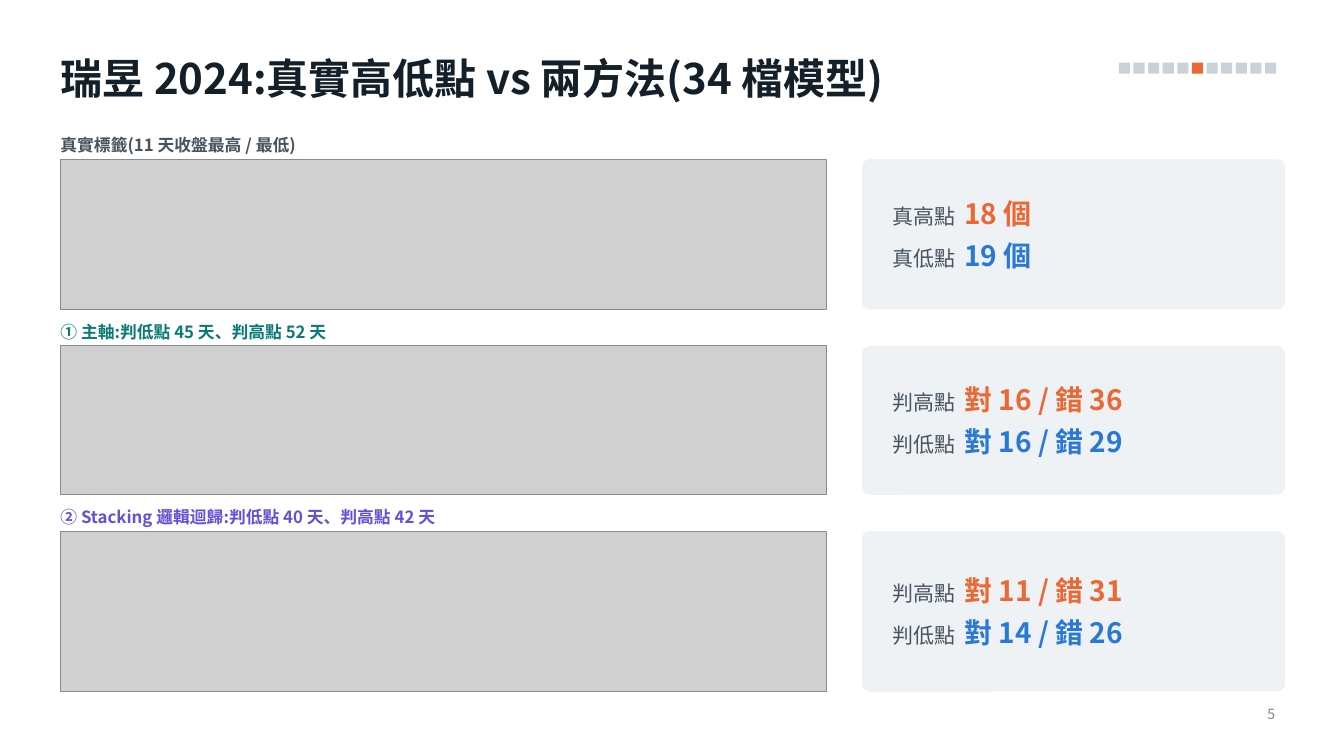
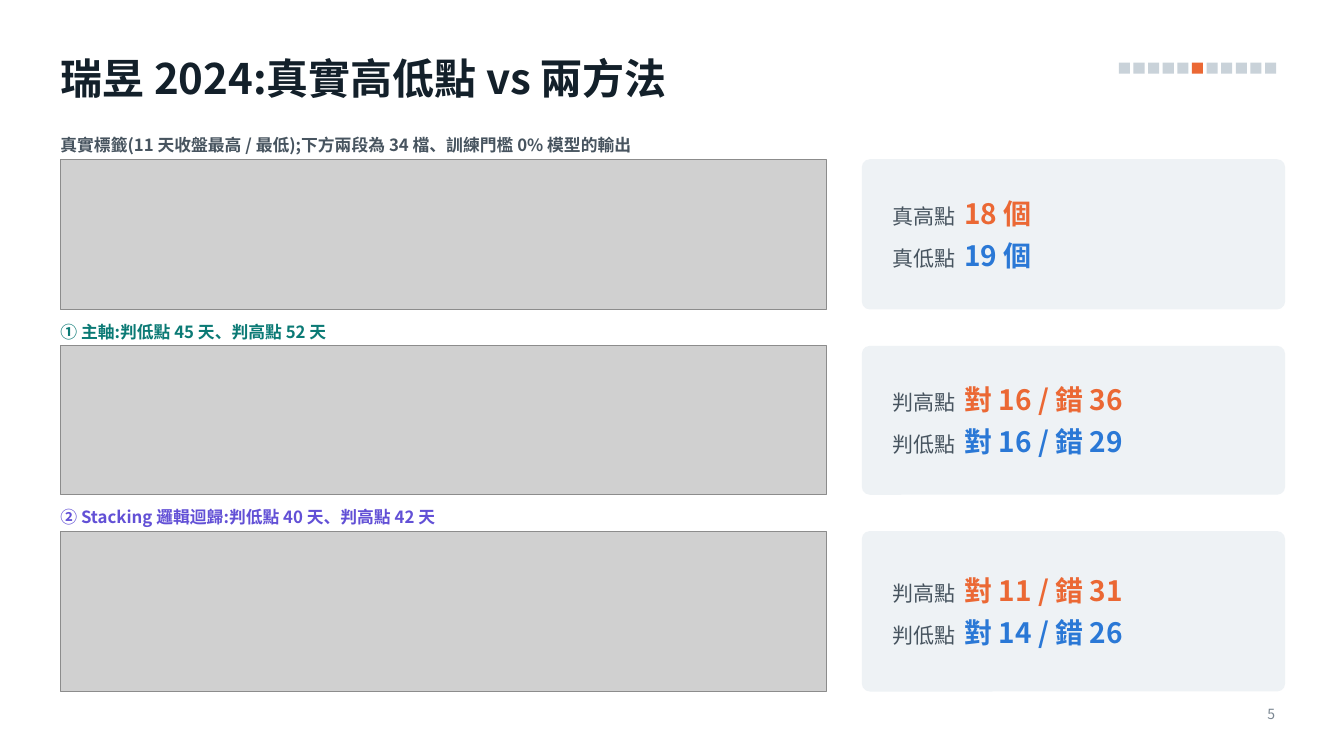
Before and after one commit to alextixu/fcukproject, a slide deck: slide 5 of method_kline_peak/report/kline_peak_report.pptx. Drawn at 1344x756 pixels with LibreOffice and Linux fonts; fonts in the diff are those of the drawing; grey boxes stand for pictures. Boxes give left, top, right and bottom in pixels: in the first picture for what was removed or moved away, otherwise in the second. Text is boxed around its words. In the diff, an @@ line names an element or a change of style, - is before the commit and + after.

```diff
--- a/method_kline_peak/report/kline_peak_report.pptx
+++ b/method_kline_peak/report/kline_peak_report.pptx
@@ title at bbox=[60, 58, 667, 98]: text changed @@
-瑞昱 2024:真實高低點 vs 兩方法(34 檔模型)
+瑞昱 2024:真實高低點 vs 兩方法
@@ text at bbox=[60, 136, 631, 155]: text changed @@
-真實標籤(11 天收盤最高 / 最低)
+真實標籤(11 天收盤最高 / 最低);下方兩段為 34 檔、訓練門檻 0% 模型的輸出
```
Also in this commit, not shown: 2 other slides changed, 1 other file.
